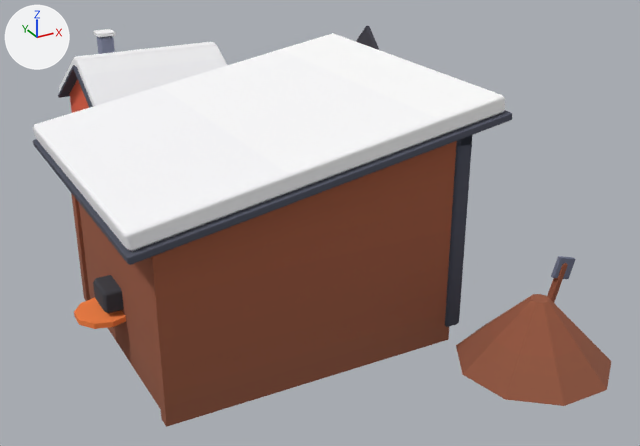
The glTF model public/assets/toycar/set-road-keeper.glb as it was, and as the next commit left it.
Rendered twice from a camera (50 mm lens) standing at (-5.46, -11.79, 6.17) and looking at (0.38, -1.17, 0.86). The axes (+X, +Y, +Z) are drawn at upper left. The lights are the same throughout. The first picture is the older version. Vertices at exactly the same position are counted once.

The scene before the commit, as lines of its bpy script (objects in view):
```python
me_depot = bpy.data.meshes.new('depot')
me_depot.from_pydata(...)  # 2574 vertices, 4692 faces; spans x -3.41..2.98, y -5.54..4.91, z -0.3..3.27
me_depot.materials.append(mat_colormap)  # picture img_colormap_png
ob_depot = bpy.data.objects.new('depot', me_depot)
ob_depot.location = (0.0, 0.0, 0.0)
```
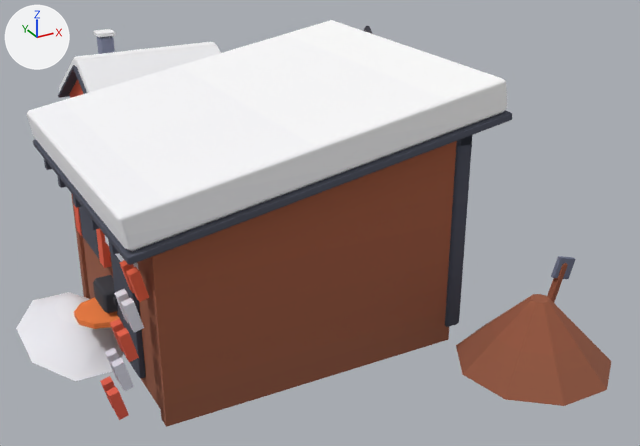
Location of each change, (x1, y1, x2, y2) in pixels of the pictures (640 x 446 px):
'depot', reshaped
    before: (33, 26, 611, 427)
    after: (16, 20, 611, 427)
part 1 of me_depot, added
    after: (44, 159, 52, 170)
part 2 of me_depot, added
    after: (57, 176, 66, 188)
part 3 of me_depot, added
    after: (73, 196, 82, 208)
part 4 of me_depot, added
    after: (89, 216, 100, 230)
part 5 of me_depot, added
    after: (108, 240, 119, 254)
part 6 of me_depot, added
    after: (111, 253, 146, 378)
part 7 of me_depot, added
    after: (105, 236, 139, 270)
part 8 of me_depot, added
    after: (79, 207, 99, 258)
part 9 of me_depot, added (mostly hidden)
    after: (72, 194, 82, 236)
part 10 of me_depot, added
    after: (96, 229, 111, 268)
part 11 of me_depot, added
    after: (16, 20, 507, 420)

Diff of the bpy script that builds the scene:
```diff
--- a/public/assets/toycar/set-road-keeper.glb.py
+++ b/public/assets/toycar/set-road-keeper.glb.py
@@ me_depot @@
 # used by ob_depot; location = (0.0, 0.0, 0.0)
-me_depot.from_pydata(...)  # 2574 vertices, 4692 faces; spans x -3.41..2.98, y -5.54..4.91, z -0.3..3.27
+me_depot.from_pydata(...)  # 2807 vertices, 5060 faces; spans x -4.0..2.98, y -5.54..4.91, z -0.3..3.48
+# me_depot part 1: a new loose piece, a box spanning x -3.26..-2.9, y -0.16..-0.04, z 2.02..2.14, in mat_colormap (picture img_colormap_png)
+# me_depot part 2: a new loose piece, a box spanning x -3.26..-2.9, y -0.91..-0.79, z 2.02..2.14, in mat_colormap (picture img_colormap_png)
+# me_depot part 3: a new loose piece, a box spanning x -3.26..-2.9, y -1.66..-1.54, z 2.02..2.14, in mat_colormap (picture img_colormap_png)
+# me_depot part 4: a new loose piece, a box spanning x -3.26..-2.9, y -2.41..-2.29, z 2.02..2.14, in mat_colormap (picture img_colormap_png)
+# me_depot part 5: a new loose piece, a box spanning x -3.26..-2.9, y -3.16..-3.04, z 2.02..2.14, in mat_colormap (picture img_colormap_png)
+# me_depot part 6: the loose piece of 24 vertices spanning x -2.86..-2.68, y -3.22..0.02, z -0.2..2.2 is copied, and the copy is scaled about its middle by (0.444, 0.244, 0.629), then moved by (-0.13, -0.6, -0.25); it spans x -2.94..-2.86, y -2.6..-1.8, z 0.0..1.5
+# me_depot part 7: a new loose piece, a box spanning x -2.96..-2.86, y -2.7..-1.7, z 1.51..1.61, in mat_colormap (picture img_colormap_png)
+# me_depot part 8: a new loose piece, a box spanning x -2.94..-2.86, y -1.25..-0.35, z 1.05..1.65, in mat_colormap (picture img_colormap_png)
+# me_depot part 9: a new loose piece, a box spanning x -2.955..-2.865, y -0.34..-0.12, z 1.05..1.65, in mat_colormap (picture img_colormap_png)
+# me_depot part 10: a new loose piece, a box spanning x -2.955..-2.865, y -1.48..-1.26, z 1.05..1.65, in mat_colormap (picture img_colormap_png)
+# me_depot part 11
+# 81 vertices are added at x -4.0..1.61, y -3.74..0.53, z -0.1..3.48
+# 40 new vertices lie (0.12, 0.0, 0.03) away from vertices in x -3.5..-3.06, y -3.3..-2.94, z 0.01..1.8
+# 8 new vertices lie (0.0, 4.17, 0.0) away from vertices in x -3.32..1.61, y -3.68, z 2.27..3.48
+# 204 new faces join them
+# other edits to the shape of me_depot do not show in these pictures
 me_depot.materials.append(mat_colormap)
```
